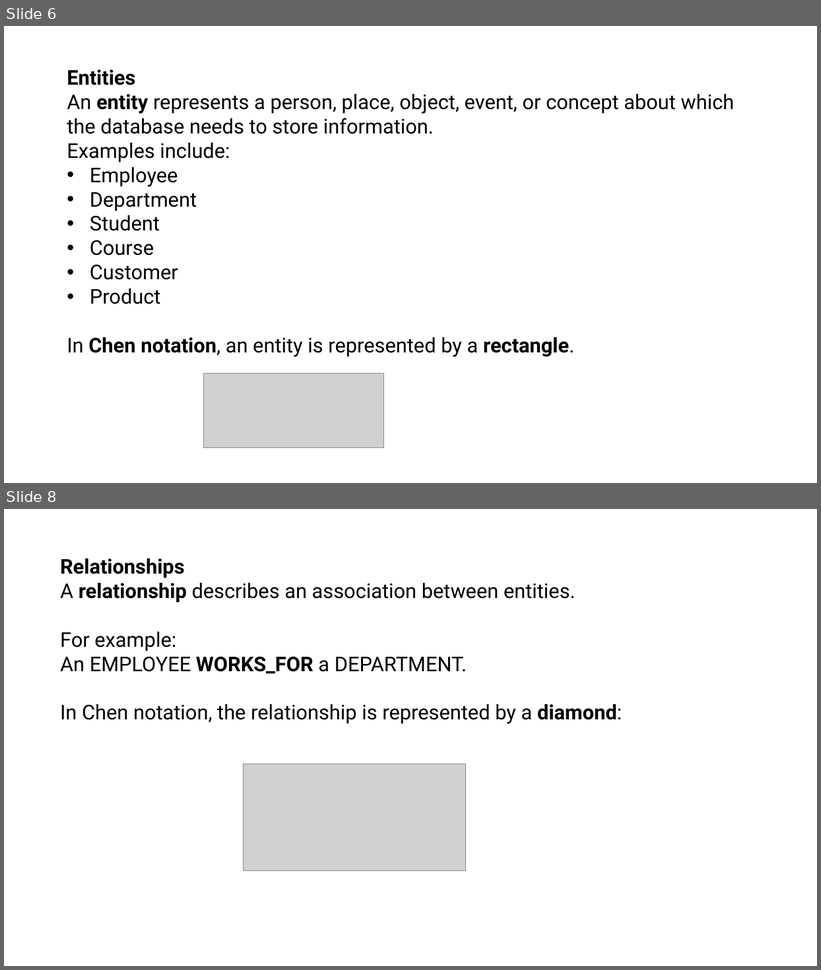
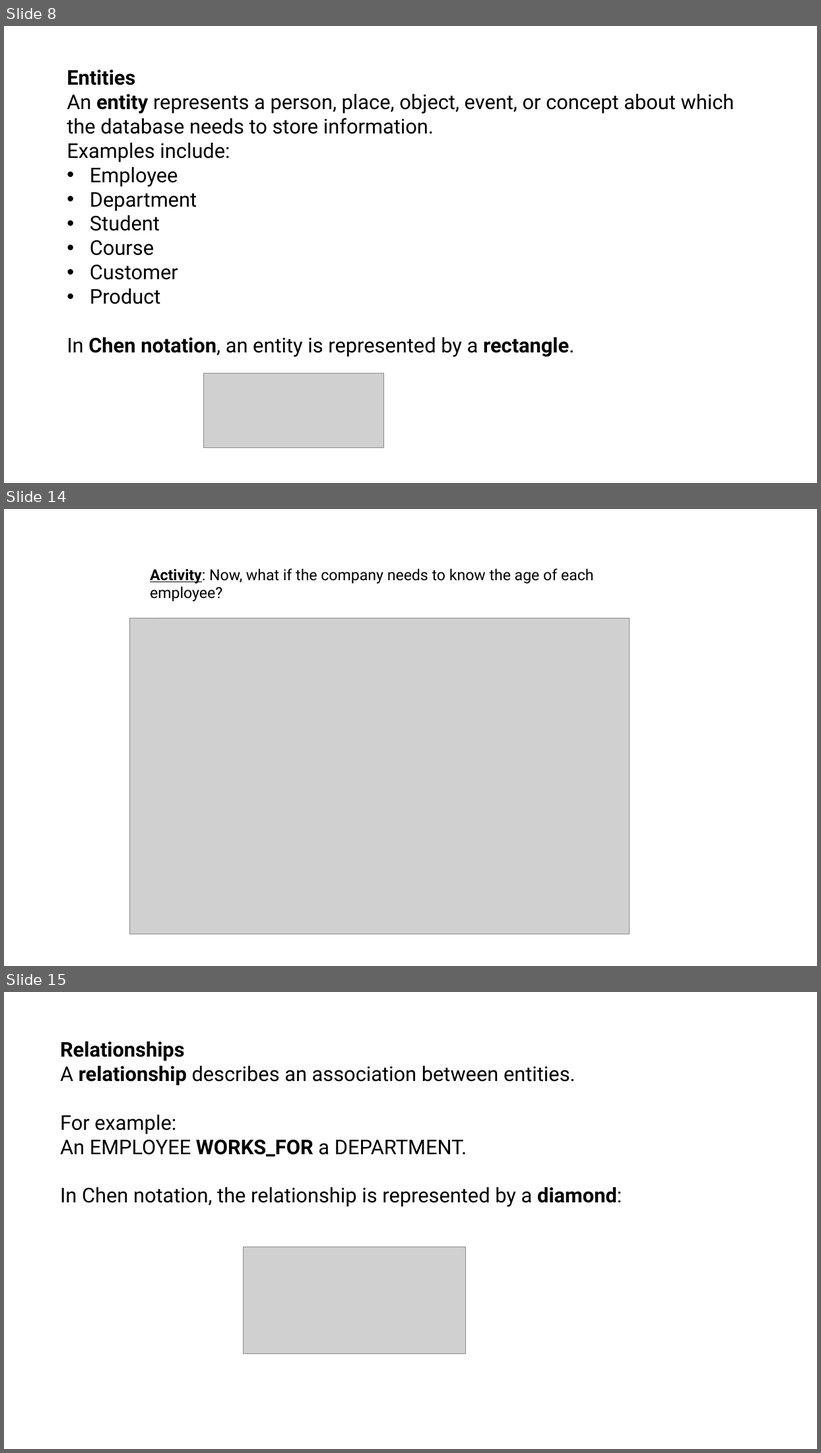
Before and after one commit to joannes630/AU, a slide deck: CSC 4500 GitHub/Entity Relationship Data Model.pptx. Shown one above the other, each under a label of ours: slides 6 and 8 before the commit, slides 8, 14 and 15 after it; the slides between them are not shown. The pictures are 821x970 and 821x1453 pixels, drawn with LibreOffice and Linux fonts; fonts in the diff are those of the drawing; grey boxes stand for pictures. Boxes give left, top, right and bottom in pixels: in the first picture for what was removed or moved away, otherwise in the second. Text is boxed around its words. In the diff, an @@ line names an element or a change of style, - is before the commit and + after.

```diff
--- a/CSC 4500 GitHub/Entity Relationship Data Model.pptx
+++ b/CSC 4500 GitHub/Entity Relationship Data Model.pptx
@@ slide 14 added at (4, 509, 817, 966), background #FFFFFF @@
@@ text added at (150, 568, 594, 584), 18 pt, text #000000 @@
+Activity: Now, what if the company needs to know the age of each employee?
@@ picture added at (129, 618, 629, 935) @@
@@ picture added at (156, 618, 604, 908) @@
@@ what was slide 6 is now slide 8 @@
@@ what was slide 8 is now slide 15 @@
```
Also in this commit, not shown: 5 slides changed, 18 other slides added, 2 slides removed.
